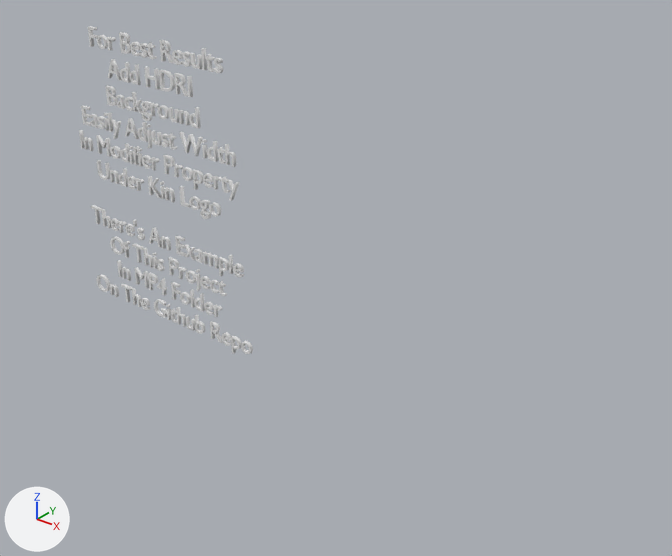
A saved change to the Blender file kin-logo/BLEND/kin_logo_2_purple_3d_K_no_background.blend.
One viewpoint serves both versions: a 50 mm camera at (2.39, -3.89, 3.25) aimed at (-0.82, 0.12, 0.76). Every picture has the same lights, and +X, +Y and +Z are marked at lower left. Text is drawn in Blender's own font.

Script lines for the objects in view, before the commit:
```python
txt_text = bpy.data.curves.new('Text', 'FONT')
txt_text.body = "   For Best Results \nAdd HDRI\nBackground\nEasily Adjust Width\nIn Modifier Property \nUnder Kin Logo \n\nThere's An Example\nOf This Project\nIn MP4 Folder\nOn The Github Repo"
txt_text.extrude = 0.06
txt_text.align_x = 'CENTER'
txt_text.align_y = 'CENTER'
ob_text = bpy.data.objects.new('Text', txt_text)
ob_text.location = (-2.089, -0.143, 1.12)
ob_text.rotation_euler = (1.571, 0.0, 0.0)  # degrees (90, 0, 0)
ob_text.scale = (0.182, 0.182, 0.182)
```
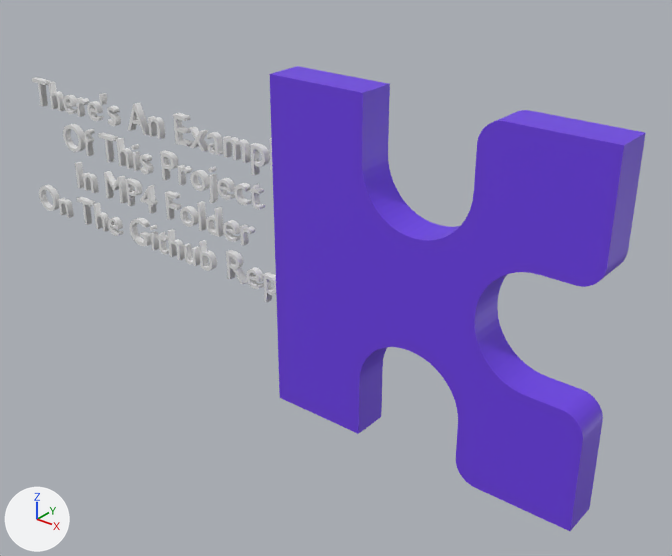
Where the change shows, as pixel boxes (x1, y1, x2, y2) in the pictures (672 x 556 px):
'Fill-1', added (purple): after (270, 66, 646, 531)
'Text', text changed, moved, rescaled: before (79, 26, 253, 354); after (32, 77, 276, 302)

Patch to the scene script:
```diff
--- a/kin-logo/BLEND/kin_logo_2_purple_3d_K_no_background.blend.py
+++ b/kin-logo/BLEND/kin_logo_2_purple_3d_K_no_background.blend.py
@@ me_fill_1 @@
+me_fill_1.from_pydata(...)  # 290 vertices, 147 faces; spans x -1.0..1.0, y -0.23..0.0, z 0.0..2.06
+me_fill_1.materials.append(mat_purple_for_kin_logo)  # purple #6f41e8
@@ txt_text @@
 txt_text = bpy.data.curves.new('Text', 'FONT')
-txt_text.body = "   For Best Results \nAdd HDRI\nBackground\nEasily Adjust Width\nIn Modifier Property \nUnder Kin Logo \n\nThere's An Example\nOf This Project\nIn MP4 Folder\nOn The Github Repo"
-txt_text.extrude = 0.06
+txt_text.body = "There's An Example\nOf This Project\nIn MP4 Folder\nOn The Github Repos"
+txt_text.extrude = 0.02
 txt_text.align_x = 'CENTER'
 txt_text.align_y = 'CENTER'
+txt_text.size = 0.255
+txt_text.space_character = 1.1
@@ ob_text @@
 ob_text = bpy.data.objects.new('Text', txt_text)
-ob_text.location = (-2.089, -0.143, 1.12)
+ob_text.location = (-2.275, 0.0, 1.076)
 ob_text.rotation_euler = (1.571, 0.0, 0.0)  # degrees (90, 0, 0)
-ob_text.scale = (0.182, 0.182, 0.182)
+ob_text.scale = (1.1, 1.1, 1.1)
@@ ob_fill_1 @@
+ob_fill_1 = bpy.data.objects.new('Fill-1', me_fill_1)
+ob_fill_1.location = (0.0, 0.0, 0.0)
```
